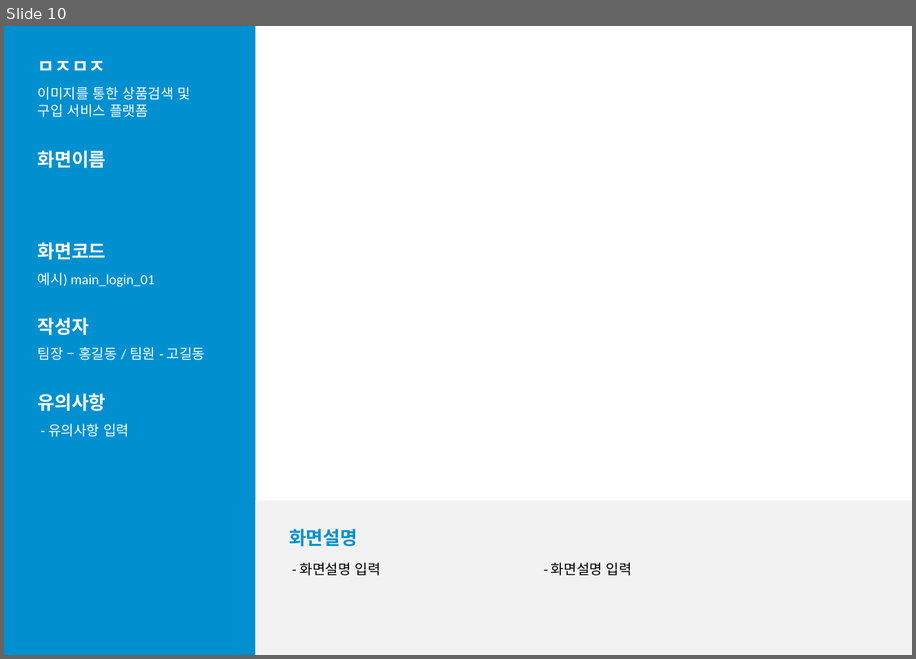
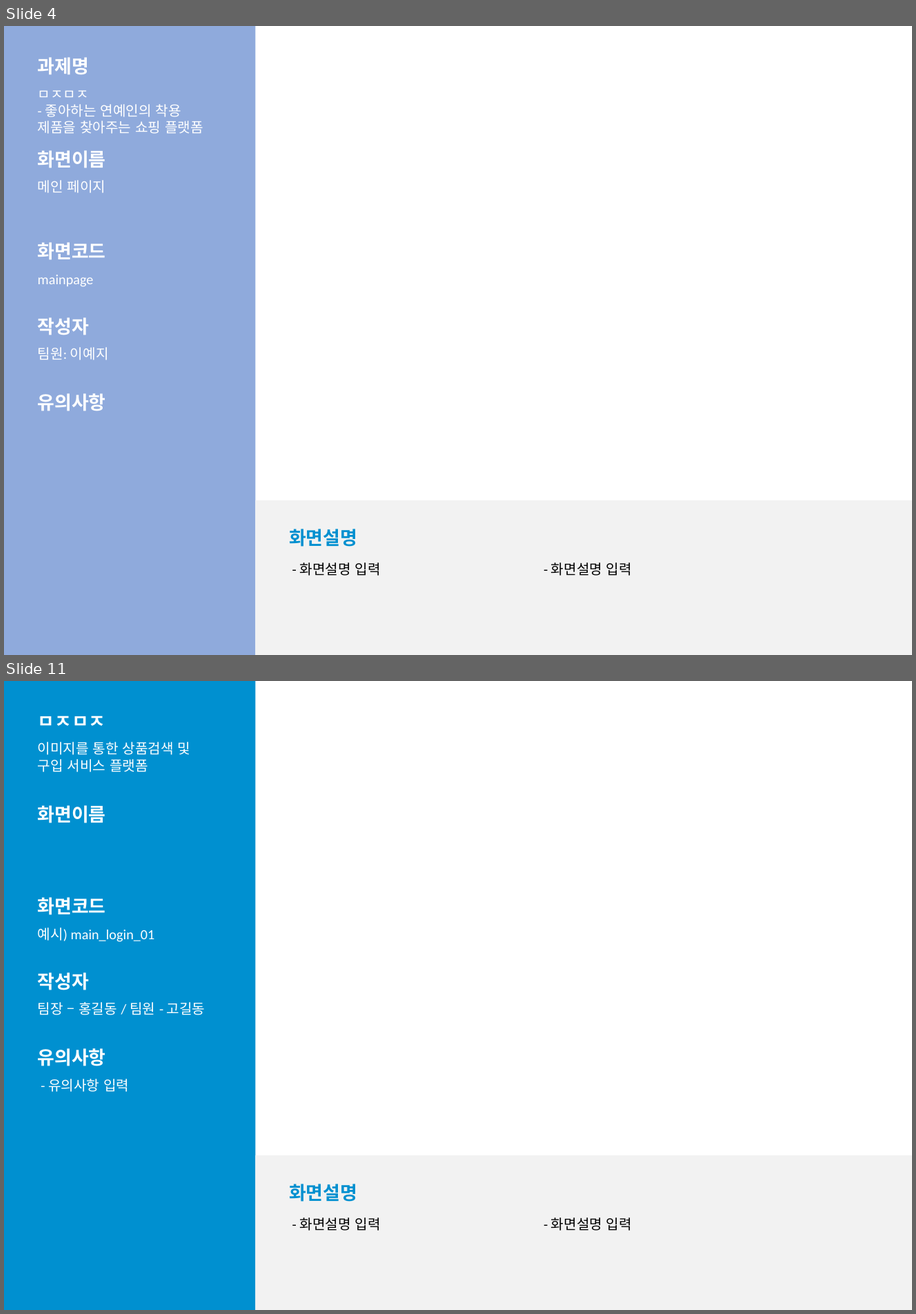
Before and after one commit to LeticiaKang/Project_Idol-Fandom-WebPlaform, a slide deck: 산출문서/화면설계서_서식(1조. HappyVirus).pptx. Shown one above the other, each under a label of ours: slide 10 before the commit, slides 4 and 11 after it; the slides between them are not shown. The pictures are 916x659 and 916x1314 pixels, drawn with LibreOffice and Linux fonts; fonts in the diff are those of the drawing. Boxes give left, top, right and bottom in pixels: in the first picture for what was removed or moved away, otherwise in the second. Text is boxed around its words. In the diff, an @@ line names an element or a change of style, - is before the commit and + after.

Commit message:
Update 화면설계서_서식(1조. HappyVirus).pptx
- 작성중

```diff
--- a/산출문서/화면설계서_서식(1조. HappyVirus).pptx
+++ b/산출문서/화면설계서_서식(1조. HappyVirus).pptx
@@ slide 4 added at <box>4,26,912,655</box>, background #FFFFFF @@
@@ rectangle added at <box>4,26,256,655</box>, fill #8FAADC @@
@@ text added at <box>38,57,89,75</box>, 16 pt, text #FFFFFF, bold @@
+과제명
@@ text added at <box>38,90,203,134</box>, 12 pt, text #FFFFFF @@
+ㅁㅈㅁㅈ
+- 좋아하는 연예인의 착용 제품을 찾아주는 쇼핑 플랫폼
@@ text added at <box>38,150,106,168</box>, 16 pt, text #FFFFFF, bold @@
+화면이름
@@ text added at <box>38,180,106,193</box>, 12 pt, text #FFFFFF @@
+메인 페이지
@@ text added at <box>38,242,106,260</box>, 16 pt, text #FFFFFF, bold @@
+화면코드
@@ text added at <box>38,274,94,287</box>, 12 pt, text #FFFFFF @@
+mainpage
@@ text added at <box>38,317,89,335</box>, 16 pt, text #FFFFFF, bold @@
+작성자
@@ text added at <box>38,347,109,360</box>, 12 pt, text #FFFFFF @@
+팀원: 이예지
@@ text added at <box>38,393,106,411</box>, 16 pt, text #FFFFFF, bold @@
+유의사항
@@ rectangle added at <box>256,501,912,655</box>, fill #F2F2F2 @@
@@ text added at <box>289,528,357,546</box>, 16 pt, text #0090D0, bold @@
+화면설명
@@ text added at <box>300,562,381,575</box>, 12 pt, text #000000 @@
+- 화면설명 입력
@@ text added at <box>551,562,632,575</box>, 12 pt, text #000000 @@
+- 화면설명 입력
@@ what was slide 10 is now slide 11 @@
```
Also in this commit, not shown: 9 slides changed.
